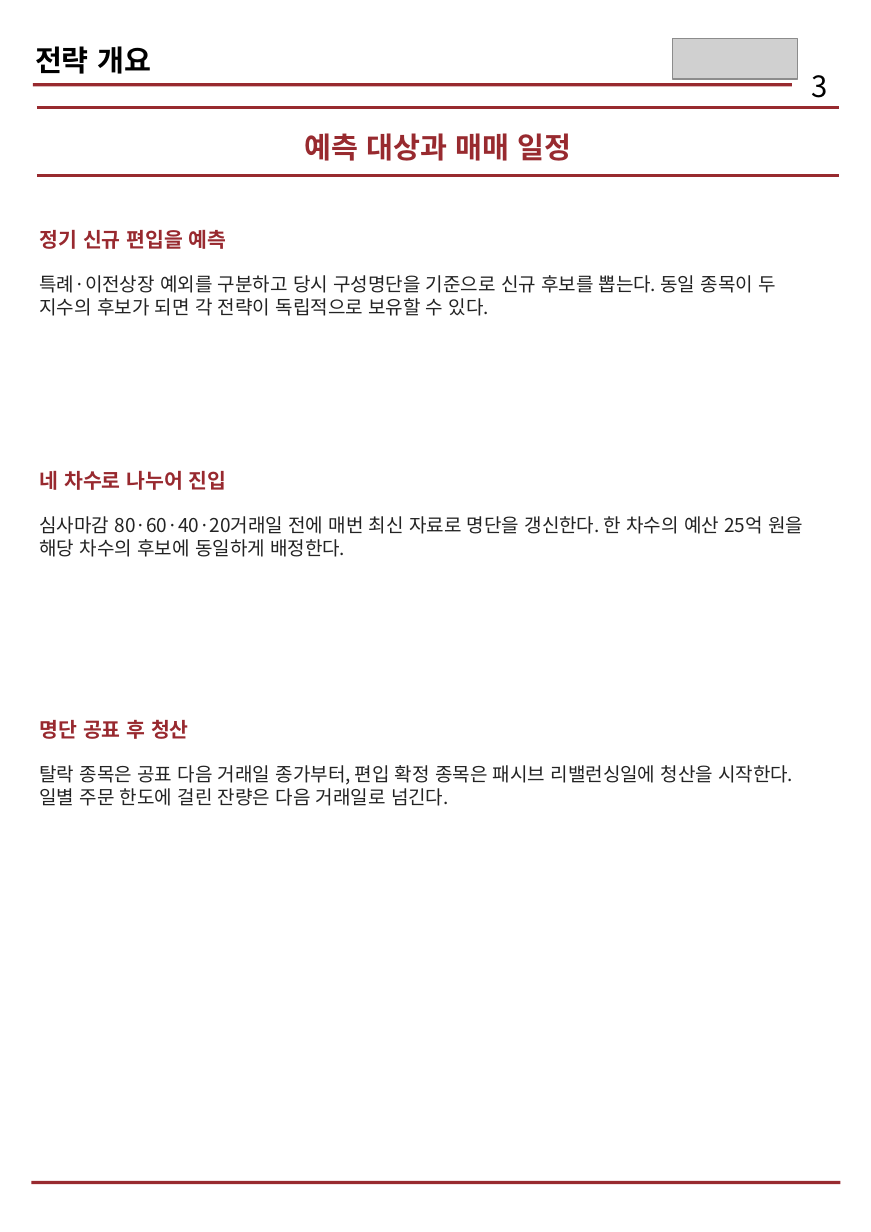
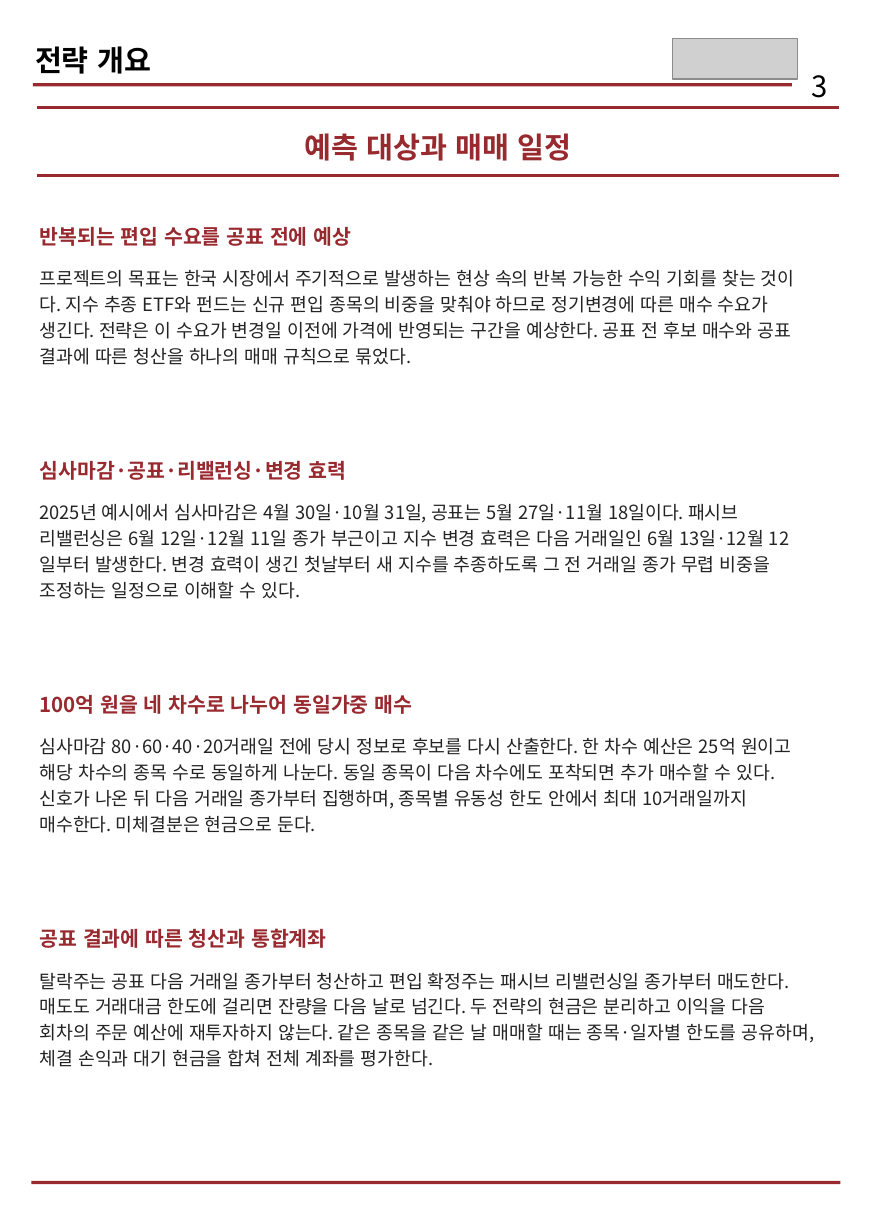
Before and after one commit to hyeonmocho/quantifi-kospi-index-inclusion, a slide deck: slide 3 of 발표/QUANTIFI_지수편입_전략보고서.pptx. Drawn at 871x1232 pixels with LibreOffice and Linux fonts; fonts in the diff are those of the drawing; grey boxes stand for pictures. Boxes give left, top, right and bottom in pixels: in the first picture for what was removed or moved away, otherwise in the second. Text is boxed around its words. In the diff, an @@ line names an element or a change of style, - is before the commit and + after.

Commit message:
최신 제안서 PDF로 교체하고 전략보고서의 설계·검증 설명 보강

```diff
--- a/발표/QUANTIFI_지수편입_전략보고서.pptx
+++ b/발표/QUANTIFI_지수편입_전략보고서.pptx
@@ text at [40, 227, 352, 246]: text changed @@
-정기 신규 편입을 예측
+반복되는 편입 수요를 공표 전에 예상
@@ text added at [40, 269, 795, 365], 12.5 pt, text #232323 @@
+프로젝트의 목표는 한국 시장에서 주기적으로 발생하는 현상 속의 반복 가능한 수익 기회를 찾는 것이다. 지수 추종 ETF와 펀드는 신규 편입 종목의 비중을 맞춰야 하므로 정기변경에 따른 매수 수요가 생긴다. 전략은 이 수요가 변경일 이전에 가격에 반영되는 구간을 예상한다. 공표 전 후보 매수와 공표 결과에 따른 청산을 하나의 매매 규칙으로 묶었다.
@@ text removed at [40, 275, 776, 316] @@
-특례·이전상장 예외를 구분하고 당시 구성명단을 기준으로 신규 후보를 뽑는다. 동일 종목이 두 지수의 후보가 되면 각 전략이 독립적으로 보유할 수 있다.
@@ text added at [40, 461, 346, 480], 14 pt, text #98292F, bold @@
+심사마감·공표·리밸런싱·변경 효력
@@ text added at [40, 504, 770, 599], 12.5 pt, text #232323 @@
+2025년 예시에서 심사마감은 4월 30일·10월 31일, 공표는 5월 27일·11월 18일이다. 패시브 리밸런싱은 6월 12일·12월 11일 종가 부근이고 지수 변경 효력은 다음 거래일인 6월 13일·12월 12일부터 발생한다. 변경 효력이 생긴 첫날부터 새 지수를 추종하도록 그 전 거래일 종가 무렵 비중을 조정하는 일정으로 이해할 수 있다.
@@ text removed at [40, 516, 803, 557] @@
-심사마감 80·60·40·20거래일 전에 매번 최신 자료로 명단을 갱신한다. 한 차수의 예산 25억 원을 해당 차수의 후보에 동일하게 배정한다.
@@ text at [40, 695, 413, 714]: text changed @@
-네 차수로 나누어 진입
+100억 원을 네 차수로 나누어 동일가중 매수
@@ text removed at [40, 719, 189, 739] @@
-명단 공표 후 청산
@@ text added at [40, 737, 791, 833], 12.5 pt, text #232323 @@
+심사마감 80·60·40·20거래일 전에 당시 정보로 후보를 다시 산출한다. 한 차수 예산은 25억 원이고 해당 차수의 종목 수로 동일하게 나눈다. 동일 종목이 다음 차수에도 포착되면 추가 매수할 수 있다. 신호가 나온 뒤 다음 거래일 종가부터 집행하며, 종목별 유동성 한도 안에서 최대 10거래일까지 매수한다. 미체결분은 현금으로 둔다.
@@ text removed at [40, 765, 793, 806] @@
-탈락 종목은 공표 다음 거래일 종가부터, 편입 확정 종목은 패시브 리밸런싱일에 청산을 시작한다. 일별 주문 한도에 걸린 잔량은 다음 거래일로 넘긴다.
@@ text added at [40, 928, 326, 948], 14 pt, text #98292F, bold @@
+공표 결과에 따른 청산과 통합계좌
@@ text added at [40, 972, 814, 1067], 12.5 pt, text #232323 @@
+탈락주는 공표 다음 거래일 종가부터 청산하고 편입 확정주는 패시브 리밸런싱일 종가부터 매도한다. 매도도 거래대금 한도에 걸리면 잔량을 다음 날로 넘긴다. 두 전략의 현금은 분리하고 이익을 다음 회차의 주문 예산에 재투자하지 않는다. 같은 종목을 같은 날 매매할 때는 종목·일자별 한도를 공유하며, 체결 손익과 대기 현금을 합쳐 전체 계좌를 평가한다.
```
Also in this commit, not shown: 4 other slides changed, 5 other files.
